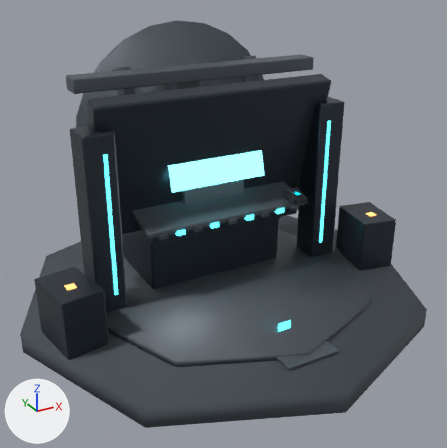
The Blender file docs/blender/quest_base_scene_v1.blend, before and after one commit.
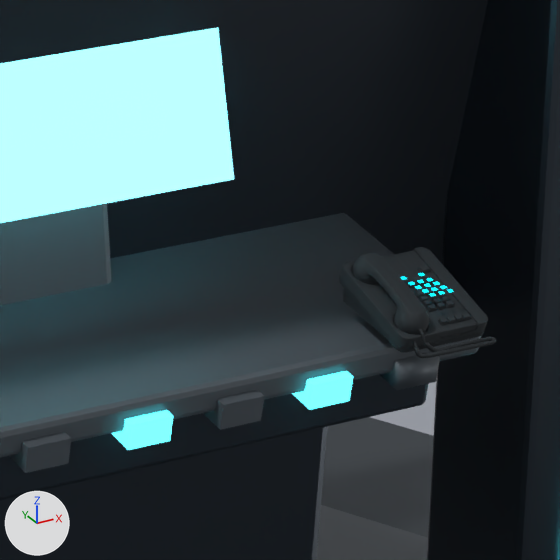
Old and new are each drawn whole from a 50 mm lens placed at (-3.38, -4.76, 3.9), pointed at (-0.08, 1.25, 0.89) and again close up on the part from 50% to 71% of the width and 32% to 53% of the height. The axes (+X, +Y, +Z) are drawn at lower left. The lights are the same throughout. The first two pictures are the older version.

Names of what the first close-up shows: 'BasePlatform', 'ConsoleLip', 'ConsoleShelf', 'InnerPlatform', 'MainPanelFrame', 'MainPanelScreen', 'MainPedestal', 'PedestalNeck', 'QuestPhoneKey_0', 'QuestPhoneKey_6', 'QuestPhoneKey_7', 'QuestPhoneKey_8', 'QuestPhoneKey_9', 'QuestPhoneKey_Call', 'QuestPhoneKey_Clear', 'QuestPhoneKey_Hash', 'QuestPhoneKey_Star', 'QuestPhoneModel', 'RightDataPylon', 'StatusNib_05', 'StatusNib_06' and 3 more.
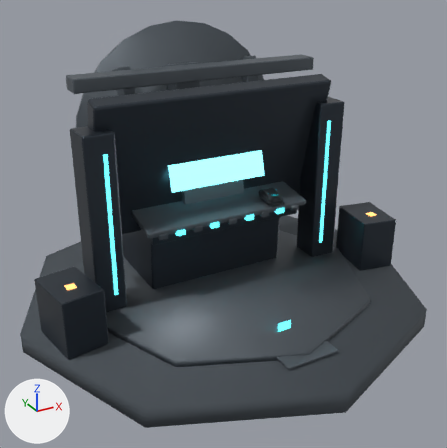
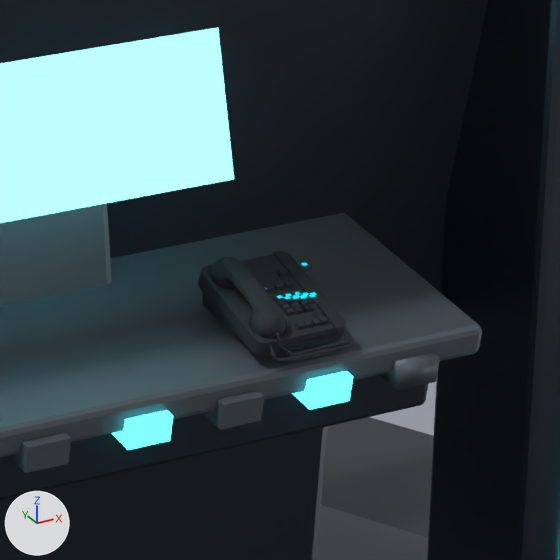
Edits to the bpy script that builds the scene:
```text
Change ob_questphonemodel:
    ob_questphonemodel.location: (2.246, 3.923, 5.456) -> (17.04, 5.083, -1.121)
    ob_questphonemodel.rotation_euler: (0.0, 0.0, 0.0) -> (0.000421, -0.0045, 0.000265)  # degrees (0, 0, 0) -> degrees (0, -0.3, 0)
Change ob_questphonekey_6:
    ob_questphonekey_6.location: (0.935, 1.146, 1.142) -> (0.954, 1.131, 1.128)
Change ob_questphonekey_7:
    ob_questphonekey_7.location: (0.889, 1.121, 1.142) -> (0.915, 1.112, 1.134)
Change ob_questphonekey_8:
    ob_questphonekey_8.location: (0.912, 1.121, 1.142) -> (0.936, 1.112, 1.134)
Change ob_questphonekey_9:
    ob_questphonekey_9.location: (0.935, 1.121, 1.142) -> (0.96, 1.112, 1.134)
Change ob_questphonekey_star:
    ob_questphonekey_star.location: (0.889, 1.096, 1.142) -> (0.922, 1.093, 1.14)
Change ob_questphonekey_0:
    ob_questphonekey_0.location: (0.912, 1.096, 1.142) -> (0.944, 1.092, 1.139)
Change ob_questphonekey_hash:
    ob_questphonekey_hash.location: (0.935, 1.096, 1.142) -> (0.958, 1.147, 1.189)
Change ob_questphonekey_call:
    ob_questphonekey_call.location: (0.889, 1.201, 1.144) -> (0.898, 1.189, 1.133)
Change ob_questphonekey_clear:
    ob_questphonekey_clear.location: (0.935, 1.201, 1.144) -> (0.946, 1.188, 1.133)
```

Pixel boxes (x1, y1, x2, y2) of what changed, in the close-ups (560 x 560 px):
'QuestPhoneModel', moved, turned: before (339, 247, 496, 358); after (198, 251, 354, 362)
'QuestPhoneKey_Hash', moved, turned: before (447, 289, 454, 293); after (301, 262, 308, 266)
'QuestPhoneKey_Star', moved, turned: before (429, 293, 436, 296); after (300, 296, 307, 299)
'QuestPhoneKey_0', moved, turned: before (438, 291, 445, 295); after (309, 294, 316, 298)
'QuestPhoneKey_1', moved, turned: before (408, 282, 415, 285); after (277, 295, 283, 299)
'QuestPhoneKey_3', moved, turned: before (426, 278, 433, 281); after (294, 292, 301, 295)
'QuestPhoneKey_4', moved, turned: before (415, 285, 422, 289); after (284, 296, 291, 299)
'QuestPhoneKey_7', moved, turned: before (422, 289, 429, 293); after (292, 296, 299, 299)
'QuestPhoneKey_2', moved, turned: before (417, 280, 424, 283); after (285, 293, 292, 296)
'QuestPhoneKey_6', moved, turned (not visible afterwards): before (433, 282, 440, 285)
'QuestPhoneKey_8', moved, turned (not visible afterwards): before (431, 287, 438, 291)
'QuestPhoneKey_9', moved, turned: before (440, 285, 447, 289); after (310, 292, 317, 295)
'QuestPhoneKey_5', moved, turned (not visible afterwards): before (424, 283, 431, 287)
'QuestPhoneKey_Call', moved, turned (not visible afterwards): before (400, 276, 407, 280)
'QuestPhoneKey_Clear', moved, turned (not visible afterwards): before (418, 273, 425, 276)
